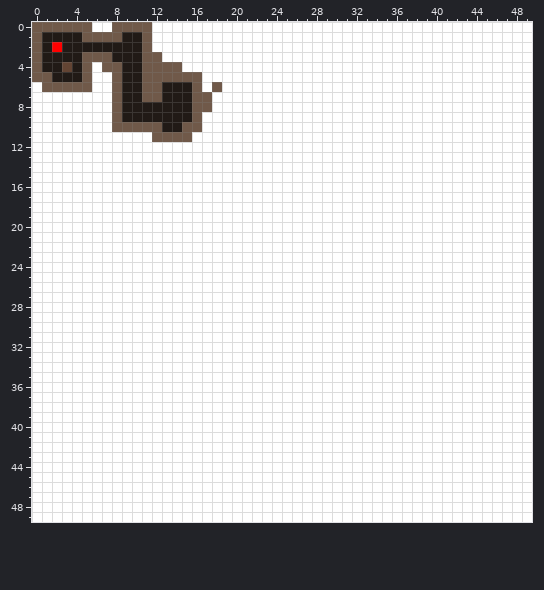
Two states of a pixel-art sprite, src/res/maps/start_map.png. This is how it looked before the edit.
The file is 50x50 pixels.
Once edited:
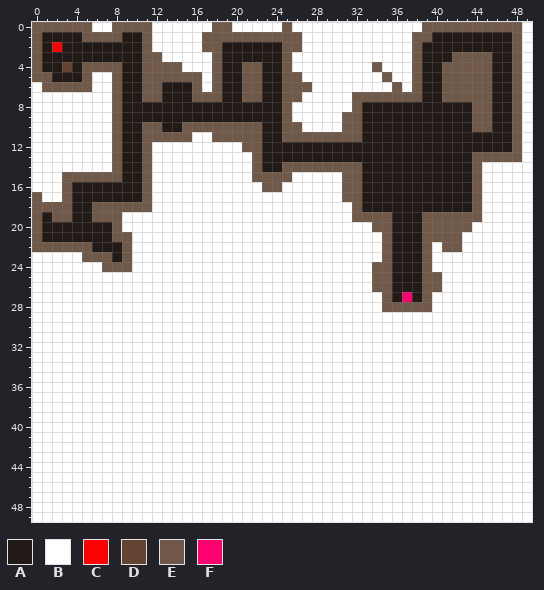
Palette (. is transparent): A #211a16  B #ffffff  C #ff0000  D #634433  E #705949  F #ff006e
Edits made:
Colour B gives way to colour A in row 1 at x 40 to 47; in row 2 at x 19 to 24 and 39 to 47; in row 3 at x 19 to 24, 39 to 41 and 46 to 47; in rows 4 to 7 at x 19 to 20, 23 to 24, 39 to 40 and 46 to 47; in row 8 at x 18 to 24, 33 to 43 and 46 to 47; in row 9 at x 17 to 24, 33 to 43 and 46 to 47.
Colour B gives way to colour A in row 10 at x 23 to 24, 33 to 43 and 46 to 47; in row 11 at x 9 to 10, 23 to 24 and 33 to 47; in row 12 at x 9 to 10 and 23 to 47; in row 13 at x 9 to 10 and 23 to 43; in row 14 at x 9 to 10, 23 to 24 and 33 to 43; in row 15 at x 9 to 10 and 33 to 43.
Colour B gives way to colour A in rows 16 to 17 at x 4 to 10 and 33 to 43; in row 18 at x 4 to 5 and 33 to 43; in row 19 at x 1, 4 to 5 and 36 to 38; in rows 20 to 21 at x 1 to 7 and 36 to 38; in row 22 at x 6 to 8 and 36 to 38; in row 23 at x 8 and 36 to 38.
Colour B gives way to colour A in rows 24 to 26 at x 36 to 38; in row 27 at x 36 and 38.
Colour E gives way to colour A in row 3 at x 5 to 7; in row 8 at x 16 to 17; in row 9 at x 16; in row 10 at x 9 to 10.
Colour B gives way to colour E in row 0 at x 18 to 19, 25 and 39 to 48; in row 1 at x 17 to 26, 38 to 39 and 48; in row 2 at x 17 to 18, 25 to 26, 38 and 48; in row 3 at x 18, 25, 38, 42 to 45 and 48; in row 4 at x 6, 18, 21 to 22, 25, 34, 38, 41 to 45 and 48; in row 5 at x 18, 21 to 22, 25 to 26, 35, 38, 41 to 45 and 48.
Colour B gives way to colour E in row 6 at x 21 to 22, 25 to 27, 36, 38, 41 to 45 and 48; in row 7 at x 18, 21 to 22, 25 to 26, 32 to 38, 41 to 45 and 48; in row 8 at x 25, 32, 44 to 45 and 48; in row 9 at x 25, 31 to 32, 44 to 45 and 48; in row 10 at x 17 to 22, 25 to 26, 31 to 32, 44 to 45 and 48; in row 11 at x 8, 11, 18 to 22, 25 to 32 and 48.
Colour B gives way to colour E in row 12 at x 8, 11, 21 to 22 and 48; in row 13 at x 8, 11, 22 and 44 to 48; in row 14 at x 8, 11, 22, 25 to 32 and 44; in row 15 at x 3 to 8, 11, 22 to 25, 31 to 32 and 44; in row 16 at x 3, 11, 23 to 24, 31 to 32 and 44; in row 17 at x 0, 3, 11, 31 to 32 and 44.
Colour B gives way to colour E in row 18 at x 0 to 3, 6 to 11, 32 and 44; in row 19 at x 0, 2 to 3, 6 to 8, 32 to 35 and 39 to 44; in row 20 at x 0, 8, 34 to 35 and 39 to 43; in row 21 at x 0, 8 to 9, 35 and 39 to 42; in row 22 at x 0 to 5, 9, 35, 39 and 41 to 42; in row 23 at x 5 to 7, 9, 35 and 39.
Colour B gives way to colour E in row 24 at x 7 to 9, 34 to 35 and 39; in rows 25 to 26 at x 34 to 35 and 39 to 40; in row 27 at x 35 and 39; in row 28 at x 35 to 39.
Colour B gives way to colour F in row 27 at x 37.
Where, in picture pixels (left, top, right, bottom), the same in both pictures:
changed: (192, 22, 522, 312)
changed: (82, 52, 112, 72)
changed: (32, 122, 152, 272)
